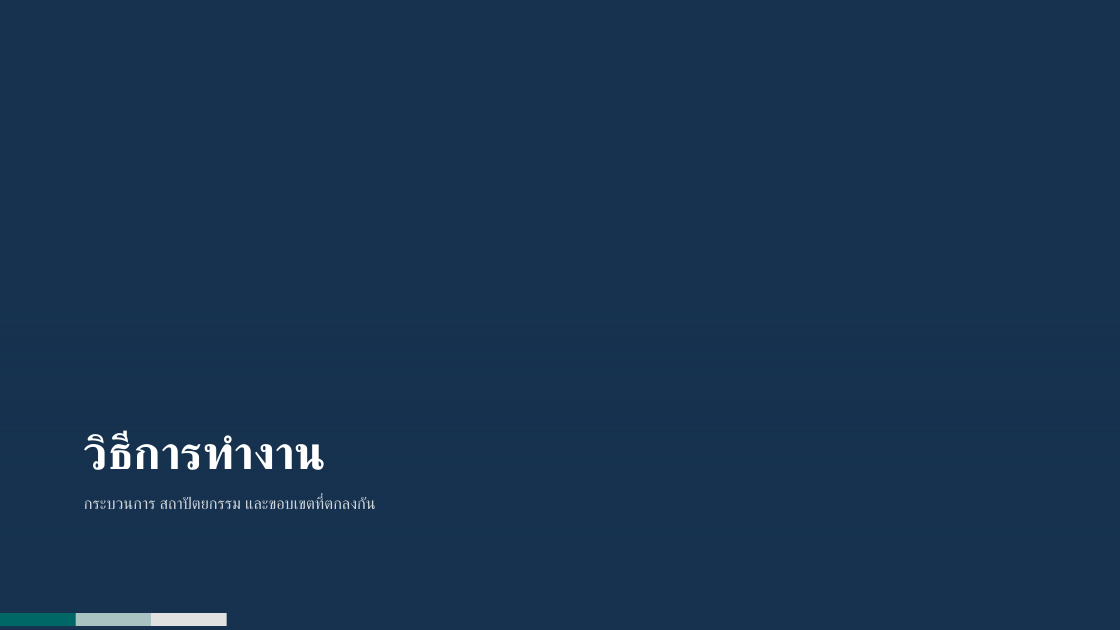
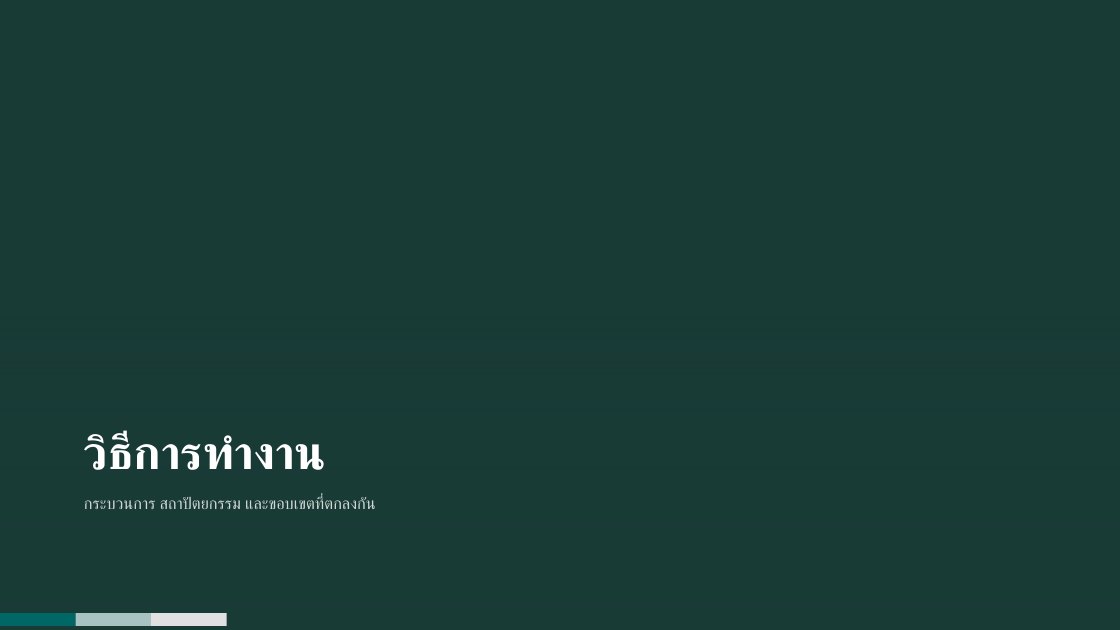
Before and after one commit to rofthanakrit-maker/nct-design-system, a slide deck: slide 9 of NCT-Slide-Template-Corp-Demo.pptx (slide 8 before the commit). Drawn at 1120x630 pixels with LibreOffice and Linux fonts; fonts in the diff are those of the drawing. Boxes give left, top, right and bottom in pixels: in the first picture for what was removed or moved away, otherwise in the second. Text is boxed around its words. In the diff, an @@ line names an element or a change of style, - is before the commit and + after.

Commit message:
Open the deck on the cover the company actually uses, and stop two house colours leaking into corp
Layout 01 is the corporate cover in both brands now: paper, centred, the mark
watermarked behind it. It is the page NCT puts in front of a client, so it is
the one you get by default; only the accent moves with the brand. The navy->teal
gradient it replaced is layout 20, SlideCoverGradient, for a deck that wants to
open loud. A cover is a composition, not a dress, which is why moving it meant a
new layout number rather than a flag.

The previews were read at full size and two constants were found doing accent()'s
job. L08 named DEEP for its scrim and bg, so the full-image slide came out house
navy inside the corp deck. The cover's decorative column was MID in both brands,
which put a house blue on a corp cover. Both are the bug dark() and accent()
exist to stop, spelled with a different constant, and check_template.py caught
neither - its brand-leak guard only knew TEAL, TEAL_UP and NAVY. DEEP and MID are
in it now, with the exemption widened from L10 to both gradient bookends.

parts_master gains deep(), the scrim/shadow ground next to dark(). Corp has no
separate shadow tone, so CORP_DEEP does both jobs there.

The web package follows to keep the 1:1 numbering the README promises.
coverScatter is emitted as a black mask instead of MID fills, and slides.css
paints it with --nct-accent - a data-URI <img> cannot inherit currentColor, so
the alphas ride the mask. The cover classes drop their --corp suffix, since the
composition is no longer corp-only.

v4 had reserved 20-23 for data layouts that are still spec; that band shifts to
21-24, noted in slide-design-system-v4.md.

All four templates rebuilt and checked; all 42 previews re-rendered through
PowerPoint.

```diff
--- a/NCT-Slide-Template-Corp-Demo.pptx
+++ b/NCT-Slide-Template-Corp-Demo.pptx
@@ background #16324F to #193B36 @@
@@ rectangle at <box>0,315,1120,630</box>: fill gradient #16324F to gradient #193B36 @@
```
Also in this commit, not shown: 1 other slide changed, 1 slide added, 57 other files.
